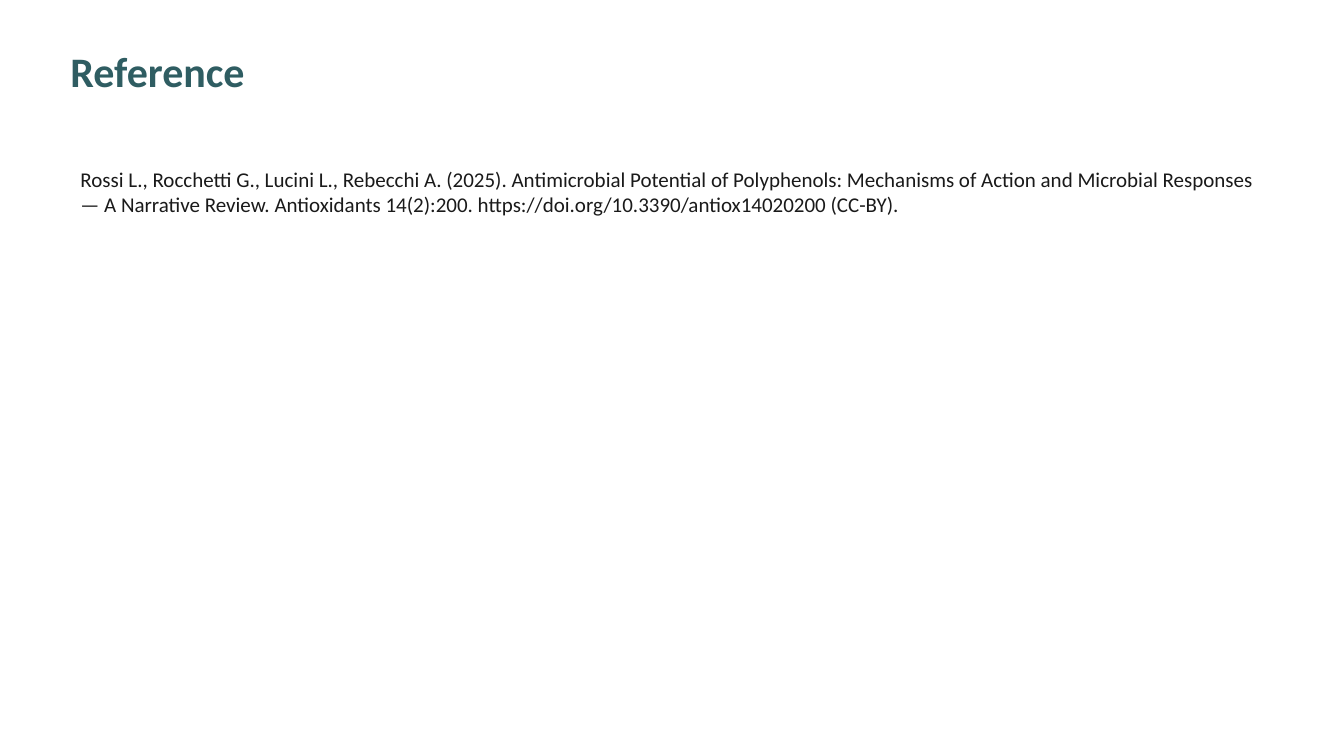
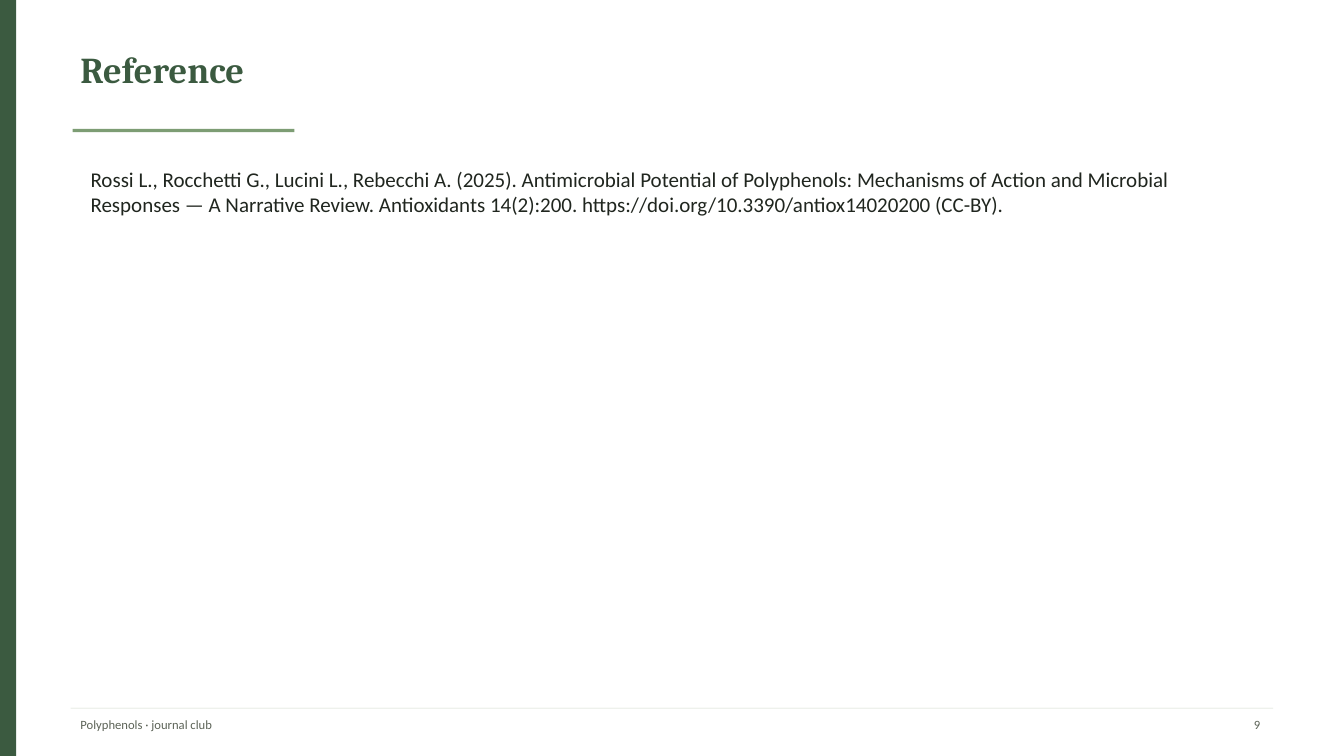
Before and after one commit to PangenomeAI/academic-skills-food-nutrition, a slide deck: slide 9 of food-ppt/examples/polyphenols-antimicrobial-review.pptx. Drawn at 1344x756 pixels with LibreOffice and Linux fonts; fonts in the diff are those of the drawing. Boxes give left, top, right and bottom in pixels: in the first picture for what was removed or moved away, otherwise in the second. Text is boxed around its words. In the diff, an @@ line names an element or a change of style, - is before the commit and + after.

```diff
--- a/food-ppt/examples/polyphenols-antimicrobial-review.pptx
+++ b/food-ppt/examples/polyphenols-antimicrobial-review.pptx
@@ rectangle added at box(0, 0, 16, 756), fill #3B5A40 @@
@@ text "Reference": place and size @@
-text "Reference" at box(70, 58, 244, 88)
+text "Reference" at box(80, 57, 244, 84)
@@ text "Reference" at box(80, 57, 244, 84): size 30 to 26 pt, font Calibri to Cambria, text colour #2F5D62 to #3B5A40; more space between paragraphs @@
@@ rectangle added at box(73, 129, 294, 132), fill #7D9D74 @@
@@ text "Rossi L., Rocchetti G., Lucini ...": place and size @@
-text "Rossi L., Rocchetti G., Lucini ..." at box(80, 172, 1253, 216)
+text "Rossi L., Rocchetti G., Lucini ..." at box(91, 172, 1168, 216)
@@ text "Rossi L., Rocchetti G., Lucini ..." at box(91, 172, 1168, 216): text colour #1A1A1A to #20261F; more space between paragraphs @@
@@ rectangle added at box(71, 708, 1273, 709), fill #EEF1EC @@
@@ text added at box(80, 720, 211, 731), 9 pt, text #5C6357 @@
+Polyphenols · journal club
@@ text added at box(1254, 721, 1260, 729), 9 pt, text #5C6357 @@
+9
```
Also in this commit, not shown: 9 other slides changed, 19 other files.
